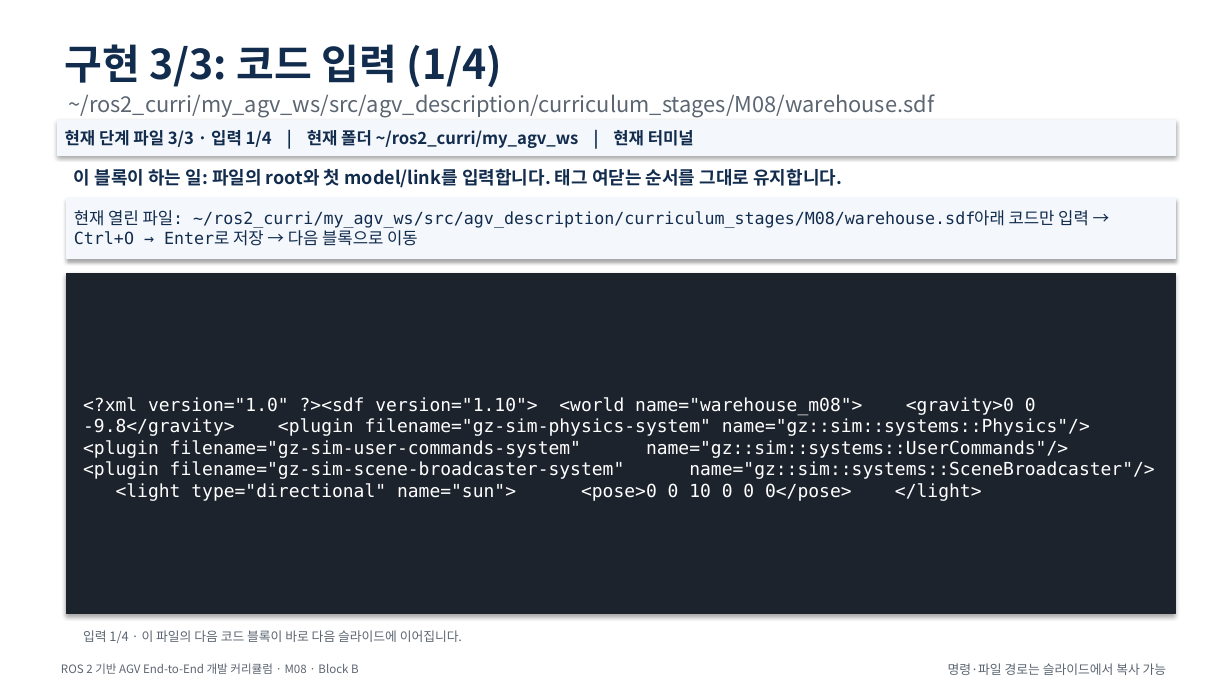
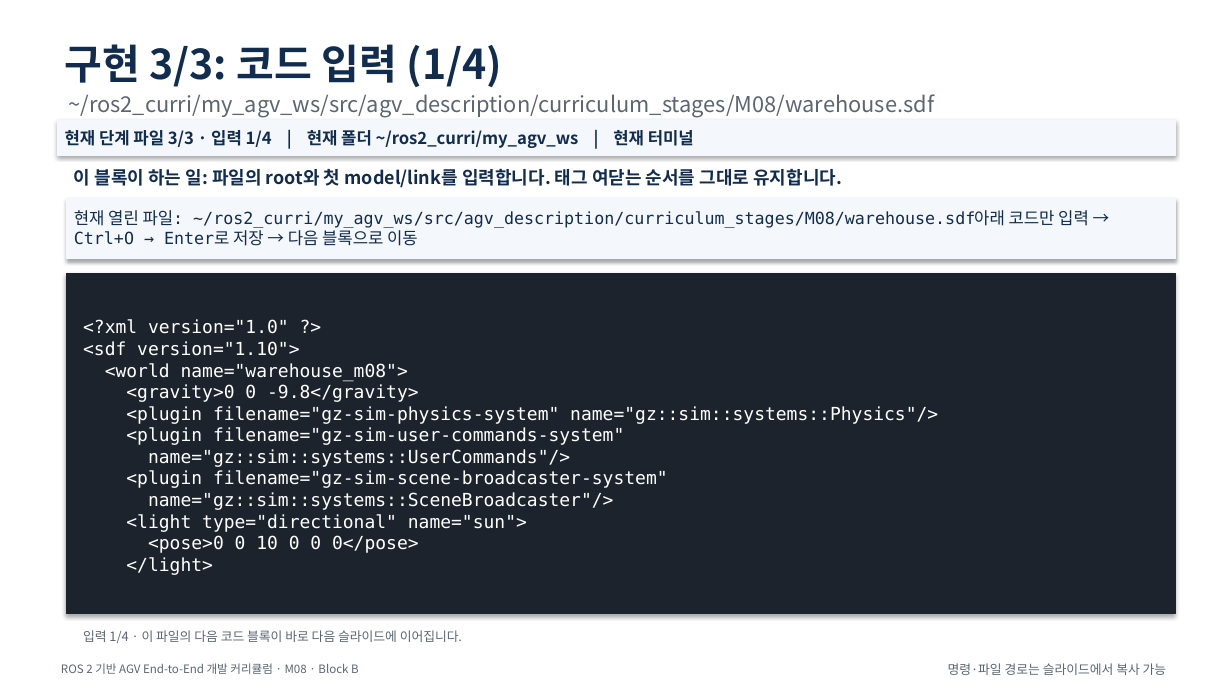
Before and after one commit to choimagon/ros2_curri, a slide deck: slide 140 of blocks/B_robot_build/Block_B_M시리즈_통합_따라하기.pptx (slide 131 before the commit). Drawn at 1232x693 pixels with LibreOffice and Linux fonts; fonts in the diff are those of the drawing. Boxes give left, top, right and bottom in pixels: in the first picture for what was removed or moved away, otherwise in the second. Text is boxed around its words. In the diff, an @@ line names an element or a change of style, - is before the commit and + after.

```diff
--- a/blocks/B_robot_build/Block_B_M시리즈_통합_따라하기.pptx
+++ b/blocks/B_robot_build/Block_B_M시리즈_통합_따라하기.pptx
@@ text in rectangle at <box>83,319,938,575</box>: text changed @@
-<?xml version="1.0" ?><sdf version="1.10"> <world name="warehouse_m08"> <gravity>0 0 -9.8</gravity> <plugin filename="gz-sim-physics-system" name="gz::sim::systems::Physics"/> <plugin filename="gz-sim-user-commands-system" name="gz::sim::systems::UserCommands"/> <plugin filename="gz-sim-scene-broadcaster-system" name="gz::sim::systems::SceneBroadcaster"/> <light type="directional" name="sun"> <pose>0 0 10 0 0 0</pose> </light>
+<?xml version="1.0" ?>
+<sdf version="1.10">
+<world name="warehouse_m08">
+<gravity>0 0 -9.8</gravity>
+<plugin filename="gz-sim-physics-system" name="gz::sim::systems::Physics"/>
+<plugin filename="gz-sim-user-commands-system"
+name="gz::sim::systems::UserCommands"/>
+<plugin filename="gz-sim-scene-broadcaster-system"
+name="gz::sim::systems::SceneBroadcaster"/>
+<light type="directional" name="sun">
+<pose>0 0 10 0 0 0</pose>
+</light>
```
Also in this commit, not shown: 60 other slides changed, 11 slides added, 55 other files.
